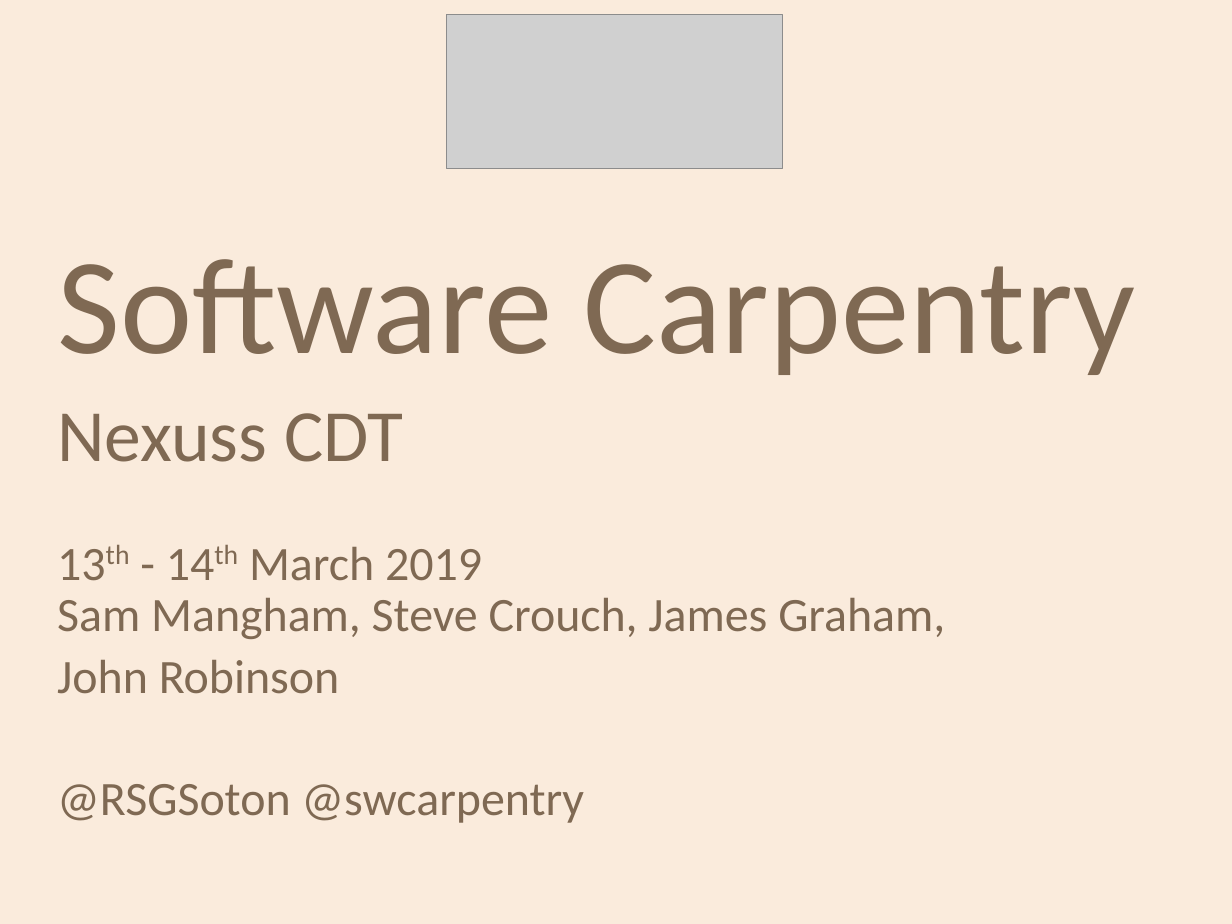
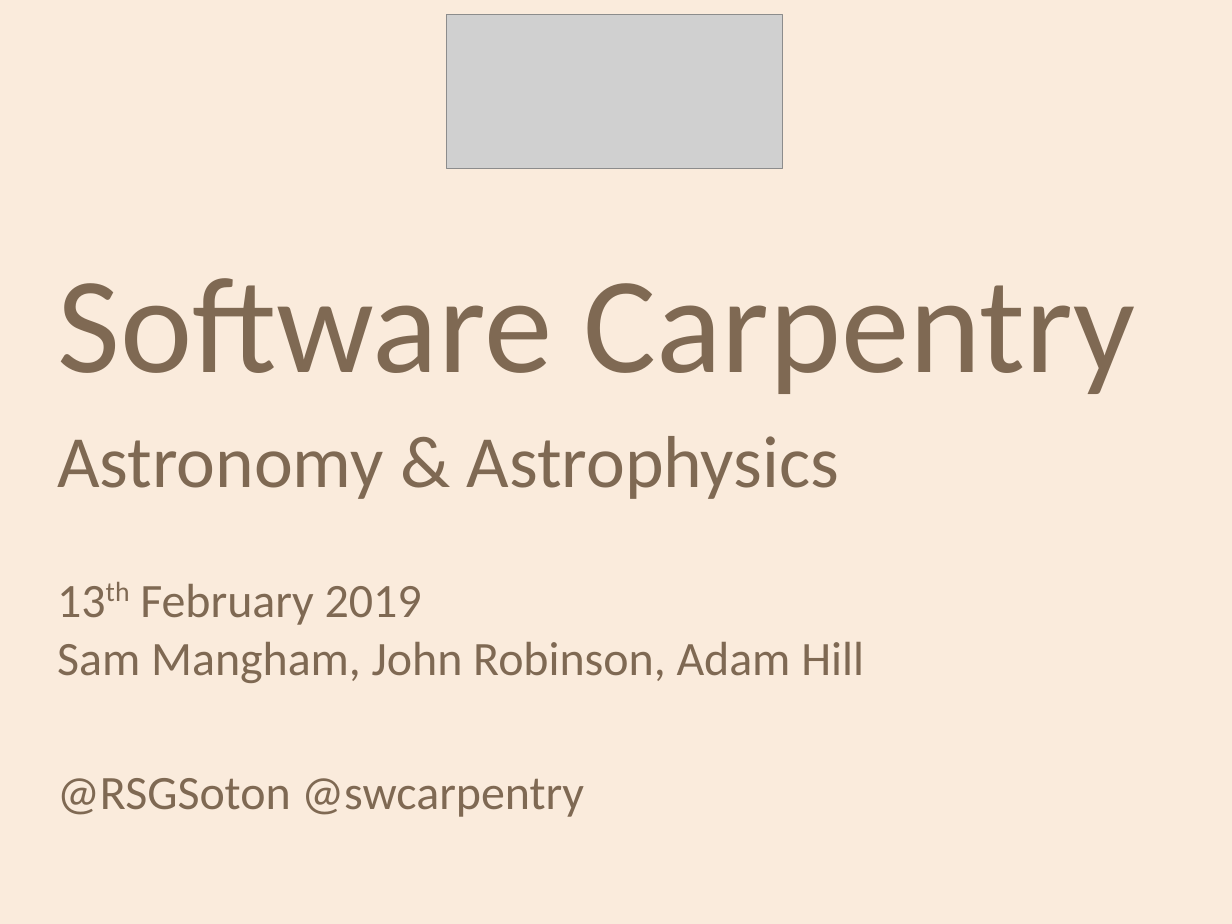
Before and after one commit to softwaresaved/2020-04-30-ramp-swc, a slide deck: slide 1 of welcome/swc-rsg-short-intro.odp. Drawn at 1232x924 pixels with LibreOffice and Linux fonts; fonts in the diff are those of the drawing; grey boxes stand for pictures; background and template pictures are left out. Boxes give left, top, right and bottom in pixels: in the first picture for what was removed or moved away, otherwise in the second. Text is boxed around its words. In the diff, an @@ line names an element or a change of style, - is before the commit and + after.

```diff
--- a/welcome/swc-rsg-short-intro.odp
+++ b/welcome/swc-rsg-short-intro.odp
@@ text at [57,278,1136,817]: line spacing 0.9 to 1 @@
@@ text at [57,436,864,683]: text changed @@
-Nexuss CDT
-13th - 14th March 2019
-Sam Mangham, Steve Crouch, James Graham,
-John Robinson
+Astronomy & Astrophysics
+13th February 2019
+Sam Mangham, John Robinson, Adam Hill
```
Also in this commit, not shown: 4 other slides changed, 5 slides removed, 3 other files.
